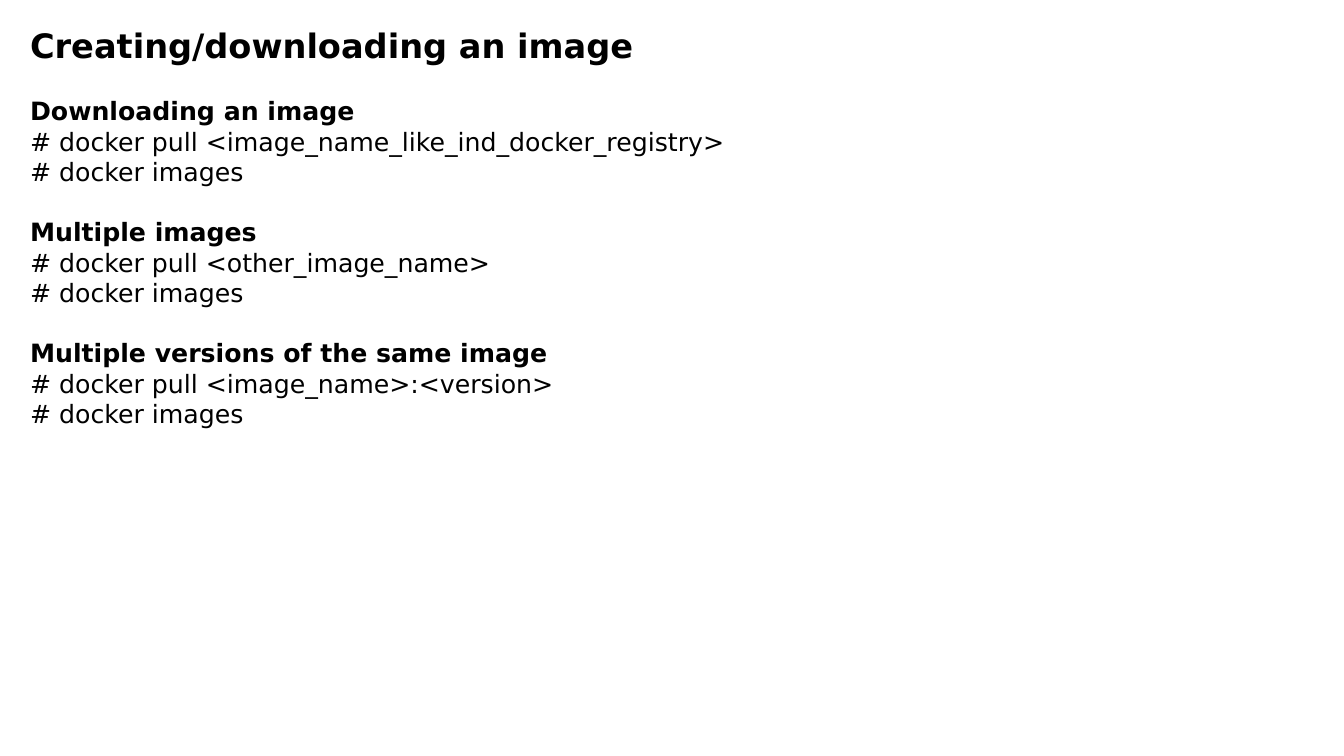
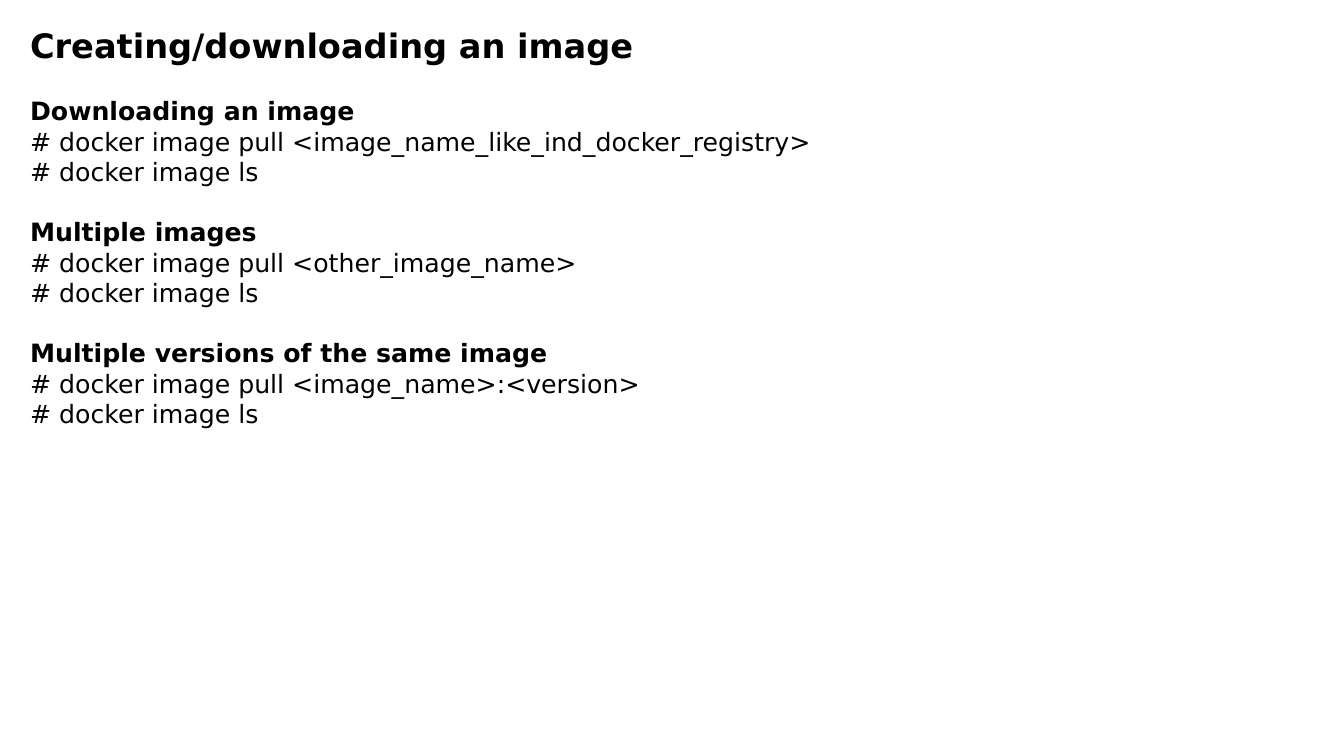
Before and after one commit to luisnabais-courses/course_docker, a slide deck: slide 9 of slides/01_fundamentals_course_slides.pptx. Drawn at 1344x756 pixels with LibreOffice and Linux fonts; fonts in the diff are those of the drawing; background and template pictures are left out. Boxes give left, top, right and bottom in pixels: in the first picture for what was removed or moved away, otherwise in the second. Text is boxed around its words. In the diff, an @@ line names an element or a change of style, - is before the commit and + after.

Commit message:
Added Docker Swarm slides

```diff
--- a/slides/01_fundamentals_course_slides.pptx
+++ b/slides/01_fundamentals_course_slides.pptx
@@ text at (59, 132, 810, 187): text changed @@
-# docker pull <image_name_like_ind_docker_registry>
-# docker images
+# docker image pull <image_name_like_ind_docker_registry>
+# docker image ls
@@ text at (59, 253, 576, 308): text changed @@
-# docker pull <other_image_name>
-# docker images
+# docker image pull <other_image_name>
+# docker image ls
@@ text at (59, 374, 639, 429): text changed @@
-# docker pull <image_name>:<version>
-# docker images
+# docker image pull <image_name>:<version>
+# docker image ls
```
Also in this commit, not shown: 7 other slides changed, 5 other files.
